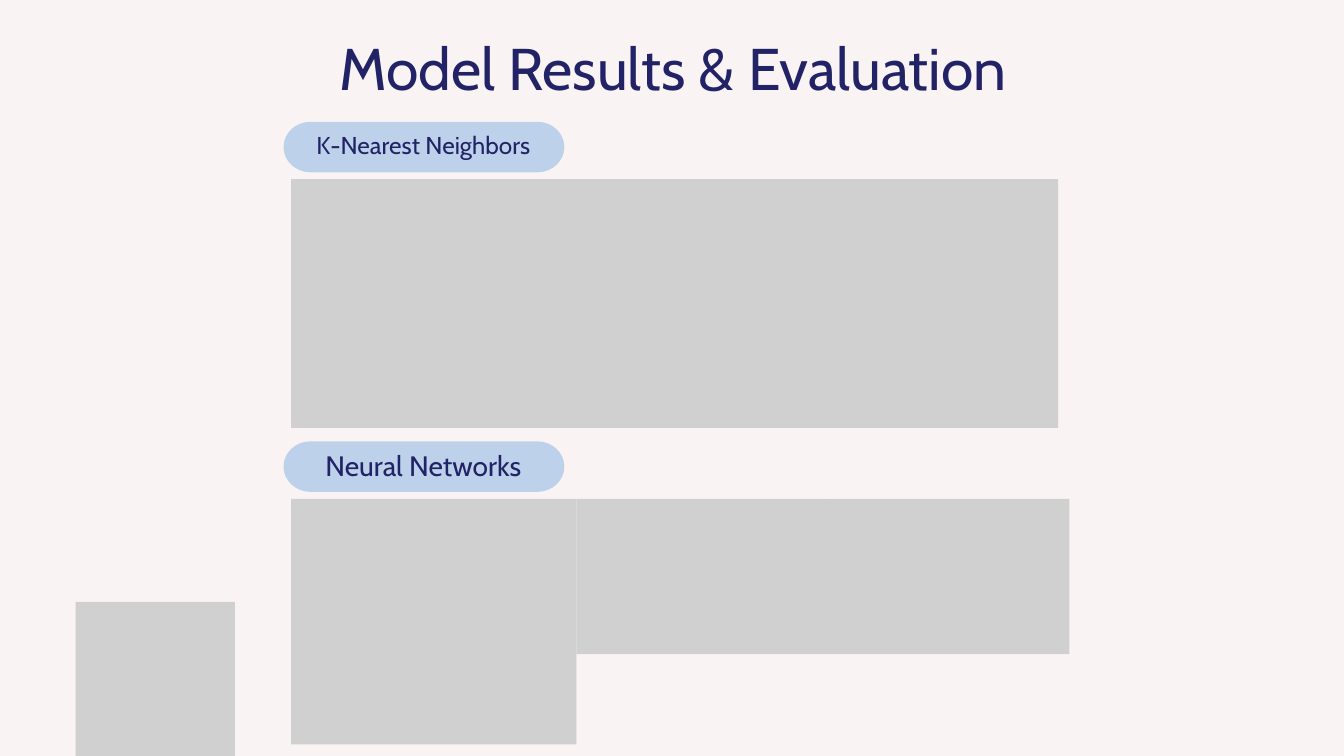
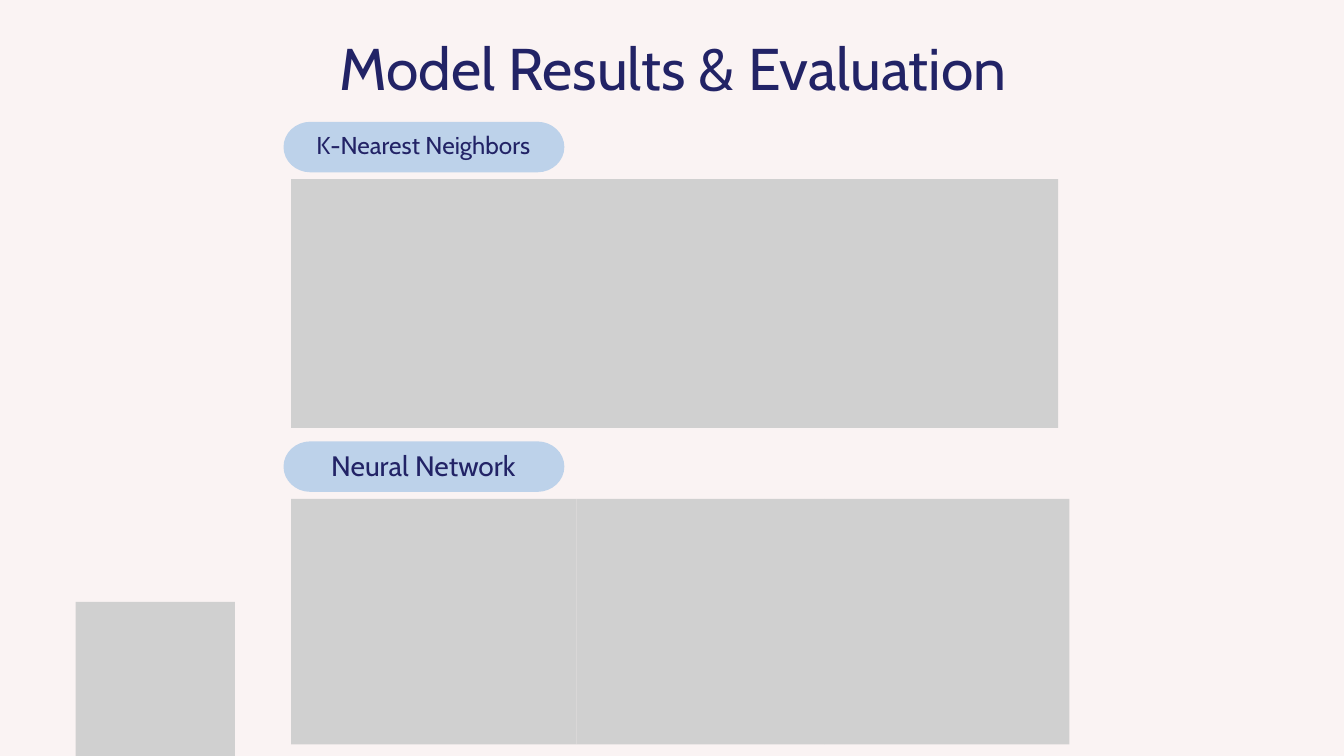
Before and after one commit to bernardtse/diabetes-prediction, a slide deck: slide 7 of presentation/presentation.pptx. Drawn at 1344x756 pixels with LibreOffice and Linux fonts; fonts in the diff are those of the drawing; grey boxes stand for pictures. Boxes give left, top, right and bottom in pixels: in the first picture for what was removed or moved away, otherwise in the second. Text is boxed around its words. In the diff, an @@ line names an element or a change of style, - is before the commit and + after.

```diff
--- a/presentation/presentation.pptx
+++ b/presentation/presentation.pptx
@@ text at bbox=[331, 455, 516, 477]: text changed @@
-Neural Networks
+Neural Network
@@ picture: place and size @@
-picture at bbox=[577, 499, 825, 654]
+picture at bbox=[577, 499, 825, 744]
@@ picture: place and size @@
-picture at bbox=[824, 499, 1069, 654]
+picture at bbox=[824, 499, 1069, 744]
```
Also in this commit, not shown: 4 other slides changed, 7 other files.
